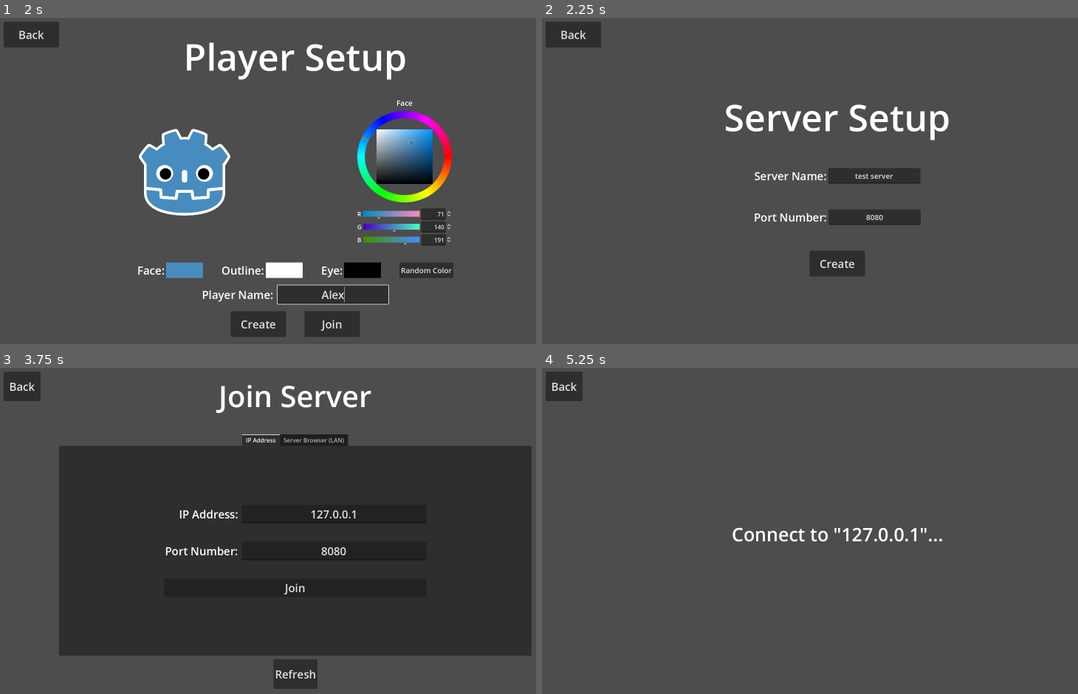
Above: before the commit, frames 1-4 (two rows, left to right).
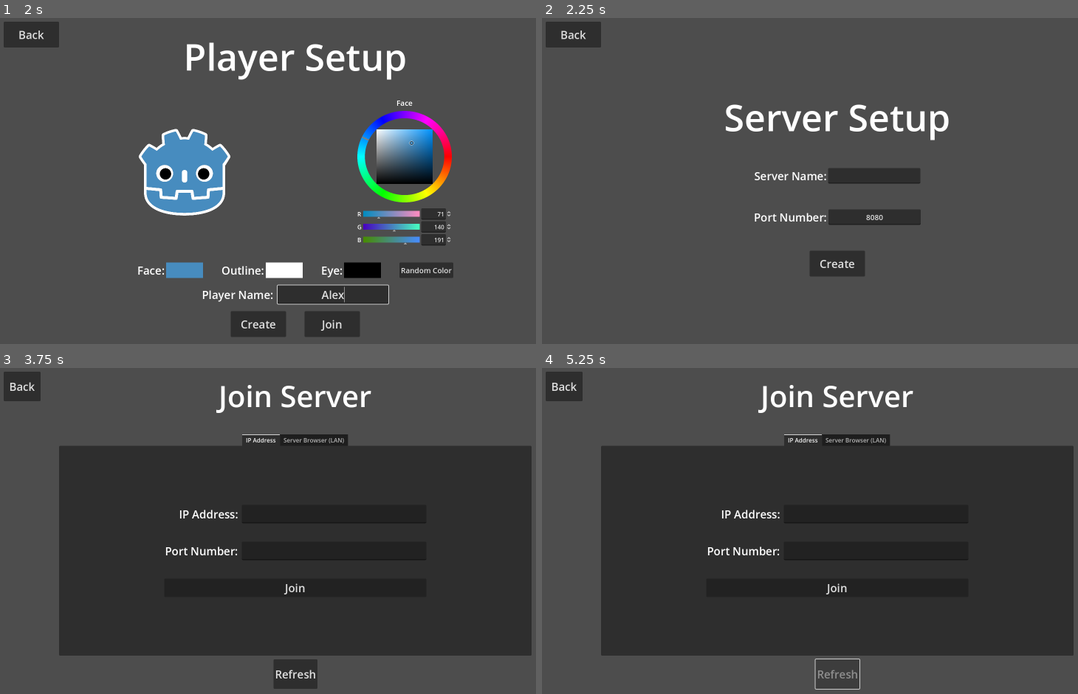
Above: after the commit, the same moments.

Repository: Ozymandias1/godot_snake_game
Game: Godot game, scene res://Scenes/RootScene.tscn
Same seed, same stepped clock (60 frames per second), same inputs: the game is played once before the commit and once after it.
Inputs (mouse positions are in pixels of both pictures, inside the frame that each line leads up to):
- Up to frame 1 (2 s): click "Start Game" at 0.5 s; click (332, 295) at 1.27 s; type "Alex" at 1.35 s
- Up to frame 2 (2.25 s): click "Create" at 2 s
- Up to frame 3 (3.75 s): click "Back" at 2.75 s; click "Join" at 3.5 s
- Up to frame 4 (5.25 s): click "Join" at 4.25 s; click (836, 674) at 5 s, where only the run after the commit has a clickable "Refresh"

Frame 1 is identical in both runs. In frame 2, less than 0.1% of the frame differs, in the area x 58-66%, y 47-50%; in frame 3, 0.2%; in frame 4, 58%, in the area x 11-100%, y 5-99%.
Error before the commit: Cannot call method 'set_timeout' on a null value. (res://Scripts/NetworkManager.gd:58)

Commit message:
서버 브라우져를 통합 접속 처리

Diff:
--- a/Scenes/JoinServer.tscn
+++ b/Scenes/JoinServer.tscn
@@ -1,7 +1,6 @@
-[gd_scene load_steps=3 format=3 uid="uid://ddtpshcub0l6n"]
+[gd_scene load_steps=2 format=3 uid="uid://ddtpshcub0l6n"]
 
 [ext_resource type="Script" path="res://Scripts/JoinServer.gd" id="1_j35sg"]
-[ext_resource type="PackedScene" uid="uid://q2ro1wac2ca4" path="res://Scenes/Templates/browser_item.tscn" id="1_ol0lr"]
 
 [node name="JoinServer" type="Control"]
 layout_mode = 3
@@ -85,7 +84,6 @@
 custom_minimum_size = Vector2(500, 0)
 layout_mode = 2
 theme_override_font_sizes/font_size = 30
-text = "127.0.0.1"
 alignment = 1
 
 [node name="PortContainer" type="HBoxContainer" parent="TabContainer/IP Address/Controls"]
@@ -103,7 +101,6 @@
 custom_minimum_size = Vector2(500, 0)
 layout_mode = 2
 theme_override_font_sizes/font_size = 30
-text = "8080"
 alignment = 1
 
 [node name="BtnJoinIP" type="Button" parent="TabContainer/IP Address/Controls"]
@@ -128,12 +125,6 @@
 layout_mode = 2
 size_flags_horizontal = 3
 
-[node name="BrowserItem" parent="TabContainer/Server Browser (LAN)/ScrollContainer/BrowserItemContainer" instance=ExtResource("1_ol0lr")]
-layout_mode = 2
-
-[node name="BrowserItem2" parent="TabContainer/Server Browser (LAN)/ScrollContainer/BrowserItemContainer" instance=ExtResource("1_ol0lr")]
-layout_mode = 2
-
 [node name="BtnRefresh" type="Button" parent="."]
 custom_minimum_size = Vector2(100, 80)
 layout_mode = 1
@@ -153,3 +144,4 @@
 
 [connection signal="pressed" from="BtnBack" to="." method="_on_btn_back_pressed"]
 [connection signal="pressed" from="TabContainer/IP Address/Controls/BtnJoinIP" to="." method="_on_btn_join_ip_pressed"]
+[connection signal="pressed" from="BtnRefresh" to="." method="_on_btn_refresh_pressed"]
--- a/Scenes/ServerSetup.tscn
+++ b/Scenes/ServerSetup.tscn
@@ -57,7 +57,6 @@
 custom_minimum_size = Vector2(250, 0)
 layout_mode = 2
 theme_override_font_sizes/font_size = 20
-text = "test server"
 alignment = 1
 
 [node name="PortContainer" type="HBoxContainer" parent="Container"]
--- a/Scenes/Templates/browser_item.tscn
+++ b/Scenes/Templates/browser_item.tscn
@@ -1,6 +1,9 @@
-[gd_scene format=3 uid="uid://q2ro1wac2ca4"]
+[gd_scene load_steps=2 format=3 uid="uid://q2ro1wac2ca4"]
+
+[ext_resource type="Script" path="res://Scripts/BrowserItem.gd" id="1_xhvpx"]
 
 [node name="BrowserItem" type="HBoxContainer"]
+script = ExtResource("1_xhvpx")
 
 [node name="ServerName" type="Label" parent="."]
 layout_mode = 2
@@ -14,3 +17,5 @@
 layout_mode = 2
 theme_override_font_sizes/font_size = 30
 text = "Join"
+
+[connection signal="pressed" from="BtnJoin" to="." method="_on_btn_join_pressed"]
--- /dev/null
+++ b/Scripts/BrowserItem.gd
@@ -0,0 +1,19 @@
+# BrowserItem.gd
+extends HBoxContainer
+class_name BrowserItem
+
+signal on_btn_join_pressed(server_data: Dictionary)
+
+var server_data: Dictionary = {}
+
+# 초기화
+func initialize(server_ip: String, server_name: String, gameplay_port: int) -> void:
+	server_data["ip"] = server_ip
+	server_data["server_name"] = server_name
+	server_data["gameplay_port"] = gameplay_port
+
+	$ServerName.text = server_name
+
+# Join버튼 클릭
+func _on_btn_join_pressed() -> void:
+	on_btn_join_pressed.emit(server_data)
--- a/Scripts/JoinServer.gd
+++ b/Scripts/JoinServer.gd
@@ -3,10 +3,18 @@
 
 @onready var line_edit_ip: LineEdit = $"TabContainer/IP Address/Controls/IPContainer/LineEdit_IP"
 @onready var line_edit_port: LineEdit = $"TabContainer/IP Address/Controls/PortContainer/LineEdit_Port"
+@onready var btn_refresh: Button = $BtnRefresh
+@onready var browser_item_container: VBoxContainer = $"TabContainer/Server Browser (LAN)/ScrollContainer/BrowserItemContainer"
+
+const BROWSER_ITEM_TEMPLATE = preload("res://Scenes/Templates/browser_item.tscn")
 
 # 시그널
 signal on_btn_back_pressed
 signal on_server_join_procced(ip: String, port: int)
+
+func _ready() -> void:
+	NetworkManager.on_server_detected.connect(self._on_server_detected)
+	NetworkManager.on_get_server_info_finished.connect(self._on_get_server_info_finished)
 
 # Back 버튼 클릭
 func _on_btn_back_pressed() -> void:
@@ -16,4 +24,39 @@
 func _on_btn_join_ip_pressed() -> void:
 	var ip: String = line_edit_ip.text
 	var port: int = line_edit_port.text.to_int()
+
+	if self.line_edit_ip.text.is_empty() or self.line_edit_port.text.is_empty():
+		OS.alert("Invalid Server Info.")
+		return
+
 	on_server_join_procced.emit(ip, port)
+
+# Refresh 버튼 클릭
+func _on_btn_refresh_pressed() -> void:
+	NetworkManager.start_get_server_info()
+	self.btn_refresh.disabled = true
+
+# 서버 탐색 종료
+func _on_get_server_info_finished() -> void:
+	self.btn_refresh.disabled = false
+
+# 서버 탐지시
+func _on_server_detected(ip: String, server_info: Dictionary) -> void:
+	var server_name: String = server_info["name"]
+	var gameplay_port: int = server_info["gameplay_port"]
+
+	# 컨테이너에 항목 추가
+	if ip.is_empty() == false:
+		var ip_name_check = ip.replace(".", "_")
+		if browser_item_container.has_node(ip_name_check) == false:
+			var item: BrowserItem = BROWSER_ITEM_TEMPLATE.instantiate()
+			item.name = ip_name_check
+			item.initialize(ip, server_name, gameplay_port)
+			item.on_btn_join_pressed.connect(self._on_join_server_from_server_browser)
+			browser_item_container.add_child(item)
+
+# 서버 브라우져에서 Join 버튼 클릭 처리
+func _on_join_server_from_server_browser(server_data: Dictionary) -> void:
+	var ip: String = server_data["ip"]
+	var port: int = server_data["gameplay_port"]
+	on_server_join_procced.emit(ip, port)
--- a/Scripts/NetworkManager.gd
+++ b/Scripts/NetworkManager.gd
@@ -9,6 +9,16 @@
 
 var my_player_data: Dictionary = {}
 
+var server_info: Dictionary = {}
+var broadcaster: PacketPeerUDP
+var broadcast_bind_port: int = 15000
+var broadcast_listener: PacketPeerUDP
+var broadcast_listen_port: int = 15001
+
+signal on_get_server_info_finished
+signal on_server_detected(ip: String, server_info: Dictionary)
+
+# 시작
 func _ready() -> void:
 	multiplayer.connected_to_server.connect(self._on_connected_to_server)
 	multiplayer.peer_disconnected.connect(self._on_peer_disconnected)
@@ -39,14 +49,20 @@
 	self.on_player_connected.emit(peer_id, player_data)
 
 # 서버 생성
-func create_server(_server_name: String, port: int) -> void:
+func create_server(server_name: String, port: int) -> void:
 	var peer = ENetMultiplayerPeer.new()
 	var error = peer.create_server(port, 4)
 	if error:
 		printerr("NetworkManager.gd create_server() -> ", error)
 
+ 	# 서버 정보 저장
+	server_info["name"] = server_name
+	server_info["gameplay_port"] = port
+
 	multiplayer.multiplayer_peer = peer
 	self.on_player_connected.emit(1, self.my_player_data)
+	# 서버 정보 방송 시작
+	self._start_broadcast()
 
 # 서버조인
 func join_server(ip: String, port: int) -> void:
@@ -66,3 +82,83 @@
 # 서버 접속 실패
 func _on_connection_failed() -> void:
 	on_server_connection_failed.emit()
+
+# 서버 방송을 위한 로컬 ipv4 주소를 얻는다.
+func _get_local_ipv4_address():
+	# OS.get_environment사용시 플랫폼 별로 다른 파라미터를 사용해야 하는것으로 보임.(https://forum.godotengine.org/t/how-to-get-local-ip-address/10399)
+	# 윈도우에선 환경변수 COMPUTERNAME을 사용
+	var ipv4_address = IP.resolve_hostname(OS.get_environment("COMPUTERNAME"), IP.TYPE_IPV4)
+	return ipv4_address
+
+# 주어진 ip주소를 브로드캐스트 ip주소로 변환한다.
+func _get_broadcast_address(server_ip: String):
+	var ip_split = server_ip.split(".")
+	return "%s.%s.%s.255" % [ip_split[0], ip_split[1], ip_split[2]]
+
+# 서버 정보 방송 시작
+func _start_broadcast() -> void:
+	# 브로드캐스터를 생성하고 연결된 네트워크상의 장비들에게
+	# 나의 서버정보 방송을 위해 끝자리 주소를 255로 설정한다.
+	broadcaster = PacketPeerUDP.new()
+	broadcaster.set_broadcast_enabled(true)
+	var local_ipv4_addr = self._get_local_ipv4_address()
+	var broadcast_server_ip = self._get_broadcast_address(local_ipv4_addr)
+	broadcaster.set_dest_address(broadcast_server_ip, broadcast_listen_port)
+
+	var is_succeeded = broadcaster.bind(broadcast_bind_port) # 브로드캐스트로 바인딩
+	if is_succeeded == OK:
+		# 지정한 포트로 브로드캐스터 바인딩이 성공하면
+		# 1초간격으로 서버 정보 방송을 위해 타이머를 생성하여 처리한다.
+		var broadcast_timer: Timer = Timer.new()
+		broadcast_timer.timeout.connect(self._on_timeout_broadcast_my_server_info)
+		broadcast_timer.wait_time = 1.0
+		broadcast_timer.autostart = true
+		broadcast_timer.one_shot = false
+		add_child(broadcast_timer)
+	else:
+		printerr("브로드캐스터 바인딩 실패")
+
+# 내 서버 정보 방송 타이머 콜백
+func _on_timeout_broadcast_my_server_info():
+	# 서버 정보를 utf8 버퍼로 변환하여 패킷으로 처리
+	var broadcast_data: String = JSON.stringify(server_info)
+	var broadcast_packet: PackedByteArray = broadcast_data.to_utf8_buffer()
+	broadcaster.put_packet(broadcast_packet)
+
+# 리스너 닫기
+func _close_listener():
+	if broadcast_listener != null:
+		broadcast_listener.close()
+		broadcast_listener = null
+
+
+func start_get_server_info():
+	self._close_listener()
+	broadcast_listener = PacketPeerUDP.new()
+	var is_succeeded = broadcast_listener.bind(broadcast_listen_port) # 리슨포트로 바인딩
+	if is_succeeded == OK:
+		# 리슨포트로 바인딩이 성공하면 타이머를 생성하여 5초동안 연결된 네트워크상에 생성된 서버정보를 얻는다.
+		var listener_timer: Timer = Timer.new()
+		listener_timer.timeout.connect(self._on_timeout_listening_server_info)
+		listener_timer.wait_time = 5.0
+		listener_timer.autostart = true
+		listener_timer.one_shot = true
+		add_child(listener_timer)
+	else:
+		printerr("리스너 바인딩 실패")
+
+# 서버 정보 얻는 리스너 타이머 아웃 콜백
+func _on_timeout_listening_server_info():
+	self._close_listener()
+	self.on_get_server_info_finished.emit()
+
+# 스크립트 업데이트
+func _process(_delta):
+	# 매 프레임마다 리스너가 유효하면 가져올 서버 정보가 있는지 체크하여 처리한다.
+	if broadcast_listener and broadcast_listener.get_available_packet_count() > 0:
+		var server_ip: String = broadcast_listener.get_packet_ip()
+		var _port: int = broadcast_listener.get_packet_port()
+		var data_bytes: PackedByteArray = broadcast_listener.get_packet()
+		var data: String = data_bytes.get_string_from_utf8()
+		var receive_server_info: Dictionary = JSON.parse_string(data)
+		self.on_server_detected.emit(server_ip, receive_server_info)
--- a/Scripts/ServerSetup.gd
+++ b/Scripts/ServerSetup.gd
@@ -15,4 +15,8 @@
 
 # Create 버튼 클릭
 func _on_btn_create_pressed() -> void:
+	if self.server_name.text.is_empty() or self.port_number.text.is_empty():
+		OS.alert("Invalid Server Info.")
+		return
+
 	self.on_btn_create_pressed.emit(self.server_name.text, self.port_number.text.to_int())
